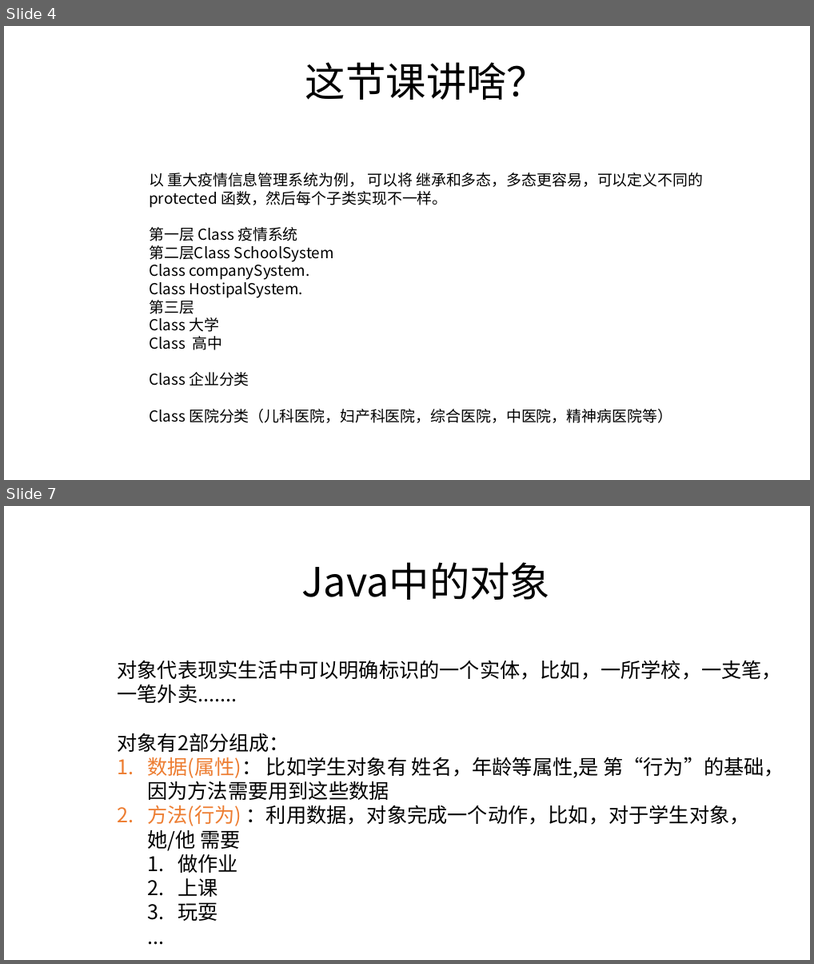
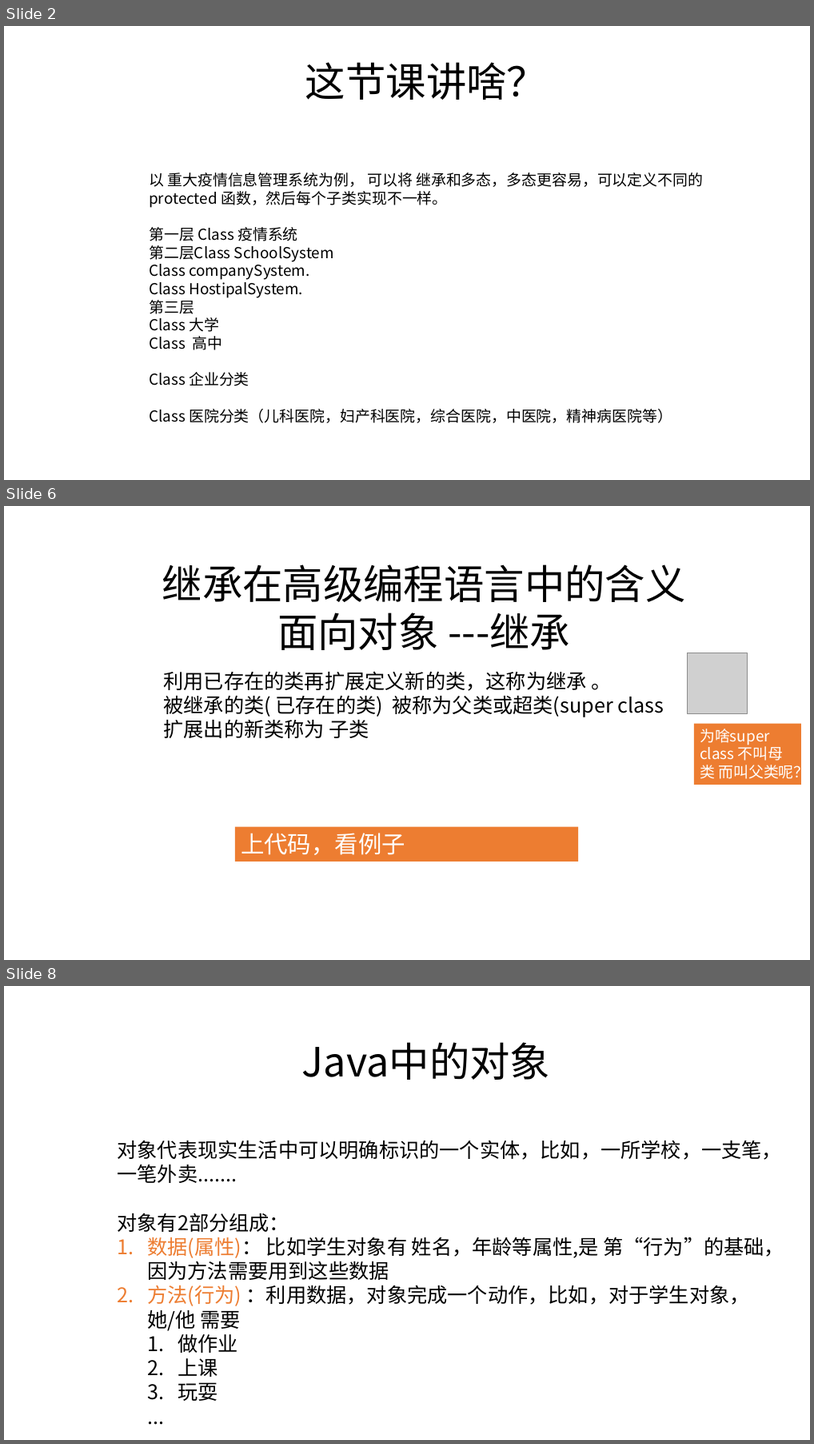
Before and after one commit to zjyesir/hmc_java_1, a slide deck: ppt/11.继承.pptx. Shown one above the other, each under a label of ours: slides 4 and 7 before the commit, slides 2, 6 and 8 after it; the slides between them are not shown. The pictures are 814x964 and 814x1444 pixels, drawn with LibreOffice and Linux fonts; fonts in the diff are those of the drawing; grey boxes stand for pictures; background and template pictures are left out. Boxes give left, top, right and bottom in pixels: in the first picture for what was removed or moved away, otherwise in the second. Text is boxed around its words. In the diff, an @@ line names an element or a change of style, - is before the commit and + after.

Commit message:
继承写的差不多，接下来写多态

```diff
--- a/ppt/11.继承.pptx
+++ b/ppt/11.继承.pptx
@@ slide 6 added at [4,506,810,960], background picture (left out) @@
@@ text added at [162,564,686,650], 48 pt, text #000000 @@
+继承在高级编程语言中的含义
+面向对象 ---继承
@@ text added at [163,671,665,738], 24 pt, text #000000 @@
+利用已存在的类再扩展定义新的类，这称为继承 。
+被继承的类( 已存在的类) 被称为父类或超类(super class
+扩展出的新类称为 子类
@@ picture added at [687,653,748,713] @@
@@ rectangle added at [694,723,802,784], fill #ED7D31, 18 pt, text #FFFFFF @@
+为啥super class 不叫母类 而叫父类呢？
@@ rectangle added at [235,827,578,861], fill #ED7D31, 28 pt, text #FFFFFF @@
+上代码，看例子
@@ what was slide 4 is now slide 2 @@
@@ what was slide 7 is now slide 8 @@
```
Also in this commit, not shown: 2 slides changed, 7 other slides added, 3 slides removed, 2 other files.
